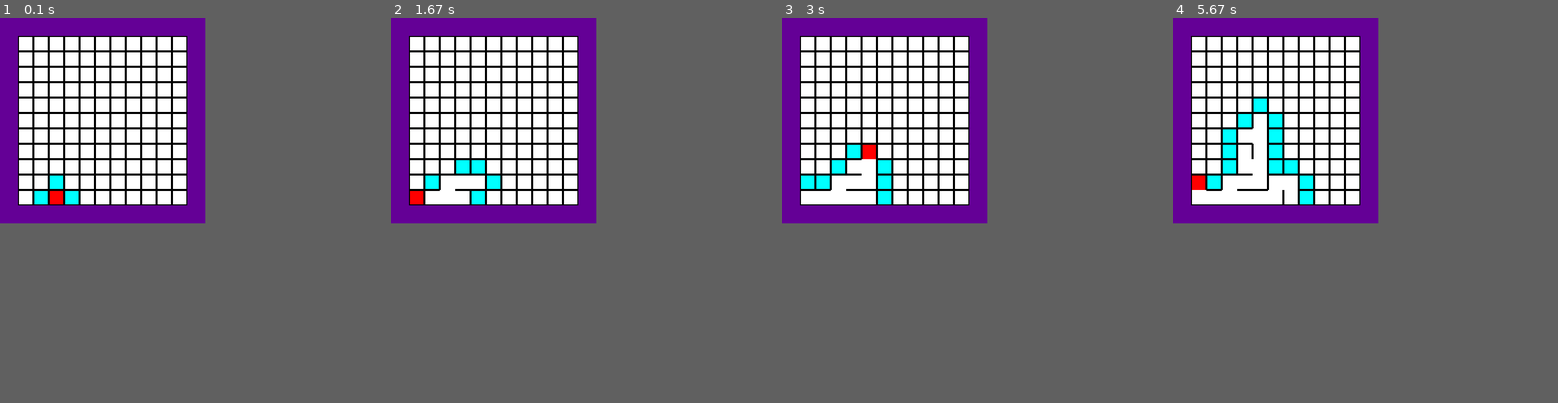
Above: before the commit, frames 1-4 (left to right).
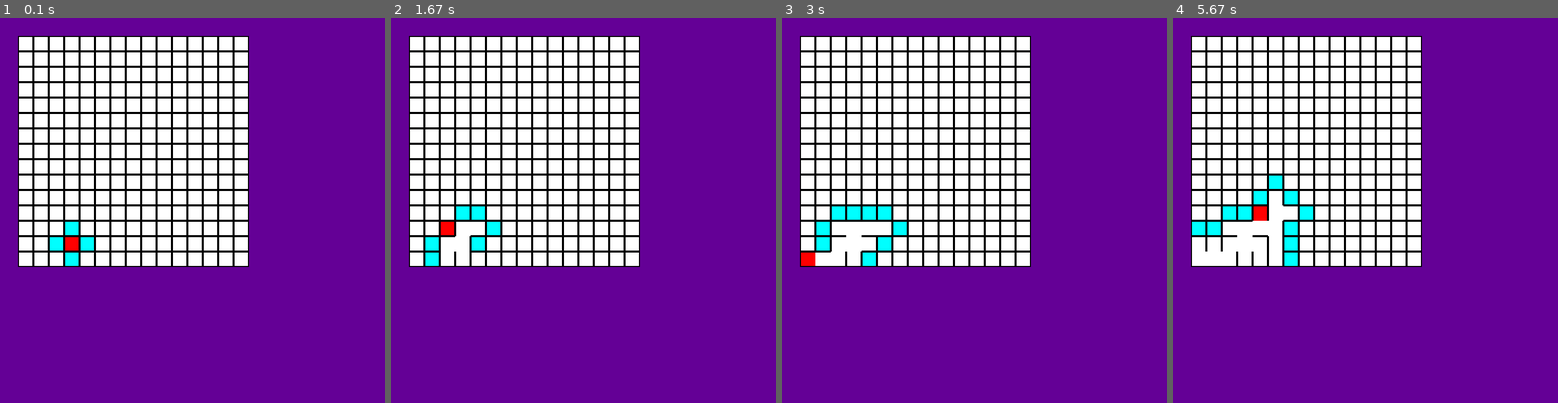
Above: after the commit, the same moments.

Repository: philip-dave/pygame-maze
Game: pygame game, started from maze.py
Same seed, same stepped clock (60 frames per second), same inputs: the game is played once before the commit and once after it.
Inputs:
- Up to frame 1 (0.1 s): no input
- Up to frame 2 (1.67 s): no input
- Up to frame 3 (3 s): no input
- Up to frame 4 (5.67 s): no input
In our replay, the window is 400x400 before the commit and 750x750 after it. These sizes can differ from the game's own. Grey fills any space a smaller window leaves; there, only what the larger window draws over its background counts as a difference.

The runs differ from the first frame. In frame 1, 17% of the frame differs, in the area x 4-65%, y 4-65%; in frame 2, 17%; in frame 3, 18%; in frame 4, 19%.

Commit message:
Marking grid bigger and removing screen fill after every wall remove

Diff:
--- a/create_maze.py
+++ b/create_maze.py
@@ -22,8 +22,8 @@
     Drawing borders in real time to see maze progress
     """
     def draw_borders(self):
-        self.screen.fill((100, 0, 150))
-        pygame.display.flip()
+        #self.screen.fill((100, 0, 150))
+        #pygame.display.flip()
         self.all_cells.empty()
         self.set_group()
         for cell in self.all_cells:
--- a/maze.py
+++ b/maze.py
@@ -5,7 +5,7 @@
 from create_maze import Maze
 start_x = 50
 start_y = 50
-grid_size = 11
+grid_size = 15
 pygame.init()
 
 
@@ -39,7 +39,7 @@
 
 
 #height, width, and colour numeric values
-width, height = 400, 400
+width, height = grid_size*50, grid_size*50
 backgroundColor = 100, 0, 150
 
 #setting our screen and filling our background
